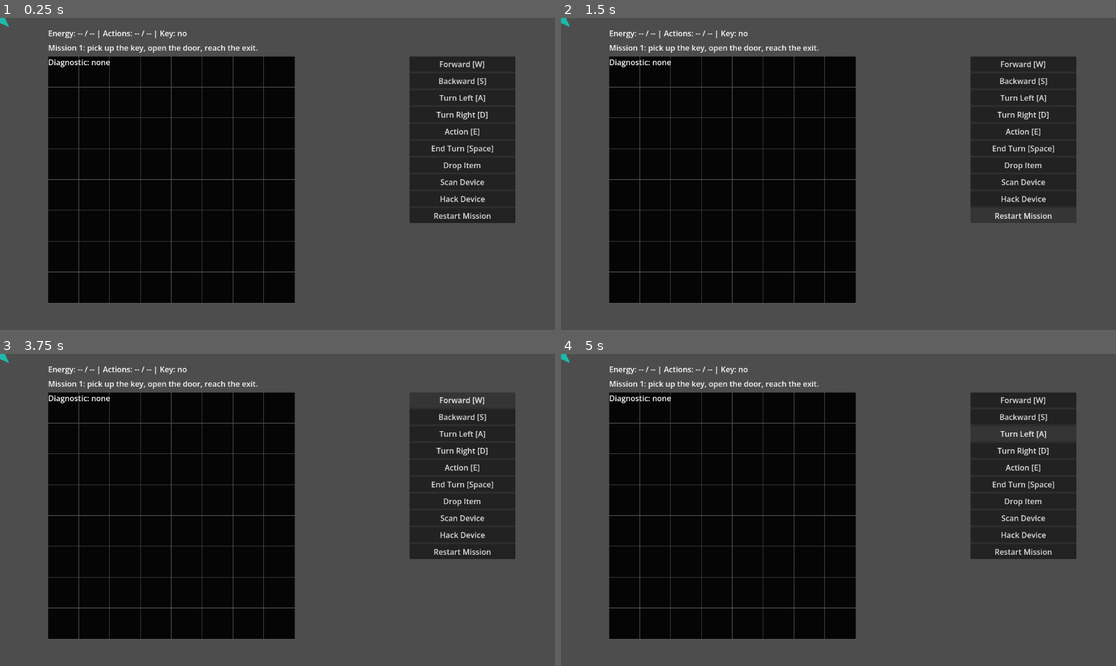
Above: before the commit, frames 1-4 (two rows, left to right).
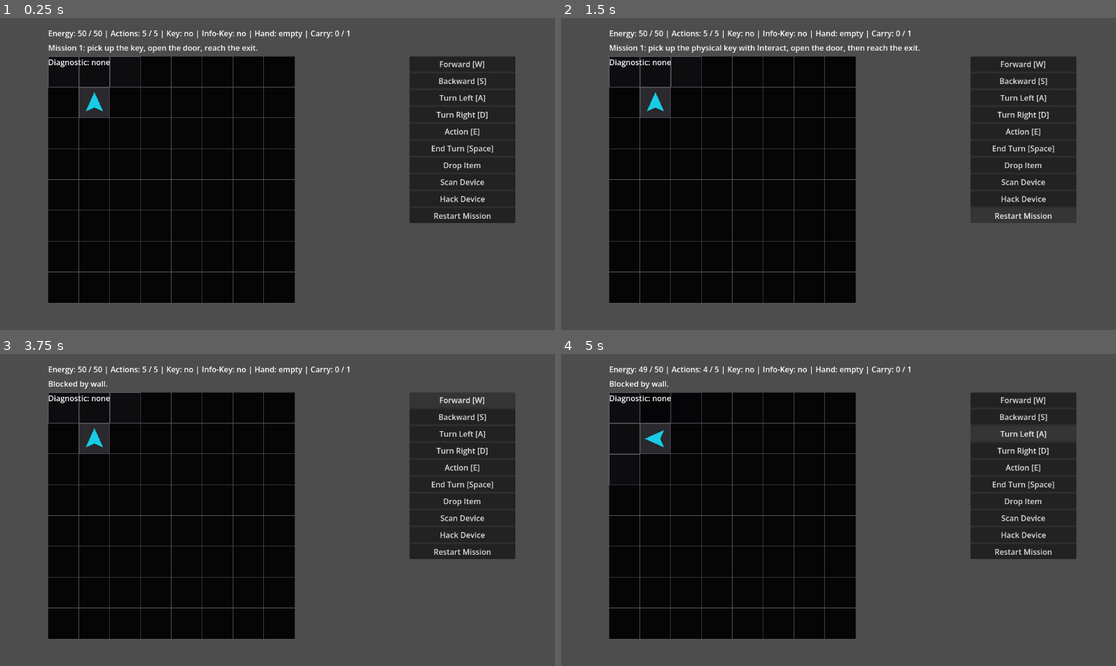
Above: after the commit, the same moments.

Repository: JUSTConnect/bibop
Game: Godot game, scene res://scenes/main.tscn
Two runs of this game, one before a commit and one after it. Both use one fixed random seed, a clock stepped at 60 frames per second and the inputs below.
Inputs:
- Up to frame 1 (0.25 s): no input
- Up to frame 2 (1.5 s): click "Drop Item" at 0.5 s; click "Restart Mission" at 1.25 s
- Up to frame 3 (3.75 s): click "Restart Mission" at 2 s; click "Restart Mission" at 2.75 s; click "Forward [W]" at 3.5 s
- Up to frame 4 (5 s): click "Turn Left [A]" at 4.25 s

The runs differ from the first frame. In frame 1, 1.1% of the frame differs, in the area x 0-63%, y 0-32%; in frame 2, 1.5%, in the area x 0-65%, y 0-32%; in frame 3, 1.4%; in frame 4, 1.4%.
Error before the commit: Parse Error: Too few arguments for "get_direction_vector()" call. Expected at least 1 but received 0. (res://scripts/bipob/bipob_controller.gd:859)

Commit message:
Update bipob_controller.gd

Diff:
--- a/scripts/bipob/bipob_controller.gd
+++ b/scripts/bipob/bipob_controller.gd
@@ -856,7 +856,7 @@
 		status_changed.emit()
 		return
 
-	var target_position := grid_position + get_direction_vector()
+	var target_position := grid_position + get_direction_vector(direction)
 	if not grid_manager.is_in_bounds(target_position) or grid_manager.get_tile(target_position) != GridManager.TILE_FLOOR:
 		hint_requested.emit("Cannot drop item here. Face an empty floor cell.")
 		status_changed.emit()
